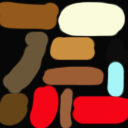
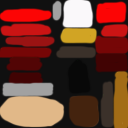
Comparing the layer stacks of the two 128px x 128px images. Changes:
painted on "Layer 2" over [0, 0, 128, 128]
painted on "Layer 1" over [0, 0, 128, 128]
painted on "Layer 0" over [1, 2, 125, 127]
